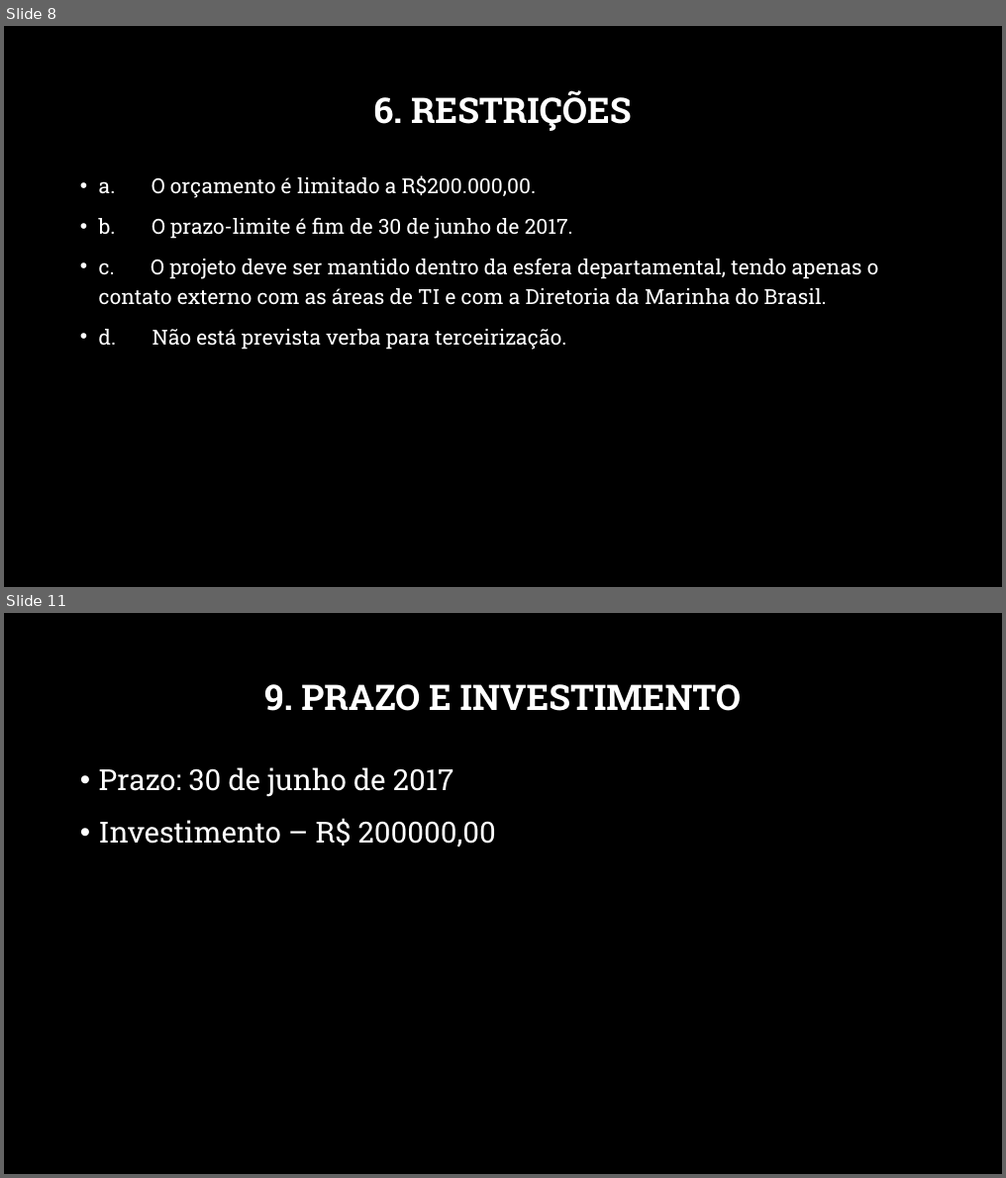
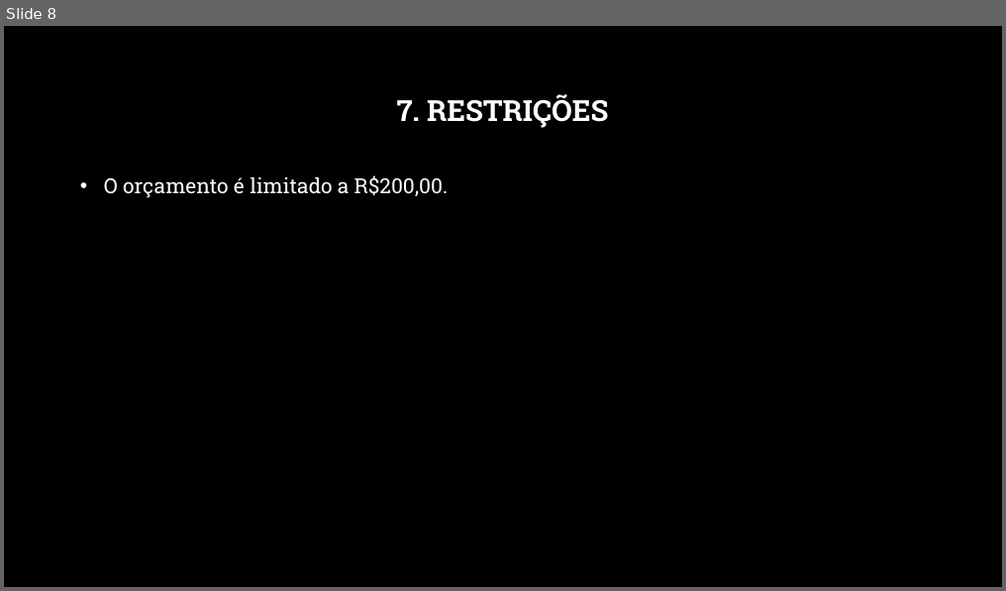
Before and after one commit to Thiarlleson/ProjetoSistemaEmbarcado, a slide deck: Radar_Ultrasonico.pptx. Shown one above the other, each under a label of ours: slides 8 and 11 before the commit, slide 8 after it; the slides between them are not shown. The pictures are 1006x1178 and 1006x591 pixels, drawn with LibreOffice and Linux fonts; fonts in the diff are those of the drawing; background and template pictures are left out. Boxes give left, top, right and bottom in pixels: in the first picture for what was removed or moved away, otherwise in the second. Text is boxed around its words. In the diff, an @@ line names an element or a change of style, - is before the commit and + after.

```diff
--- a/Radar_Ultrasonico.pptx
+++ b/Radar_Ultrasonico.pptx
@@ slide 11 removed at box(4, 613, 1002, 1174), background picture (left out) @@
@@ title removed at box(264, 684, 742, 711) @@
-9. PRAZO E INVESTIMENTO
@@ text removed at box(99, 767, 496, 848) @@
-• Prazo: 30 de junho de 2017
-• Investimento – R$ 200000,00
@@ slide 8 changed as well @@
@@ title at box(397, 94, 608, 128): text changed; size 34 to 28 pt @@
-6. RESTRIÇÕES
+7. RESTRIÇÕES
@@ text at box(104, 175, 448, 198): text changed @@
-• a. O orçamento é limitado a R$200.000,00.
-• b. O prazo-limite é fim de 30 de junho de 2017.
-• c. O projeto deve ser mantido dentro da esfera departamental, tendo apenas o contato externo com as áreas de TI e com a Diretoria da Marinha do Brasil.
-• d. Não está prevista verba para terceirização.
+• O orçamento é limitado a R$200,00.
```
Also in this commit, not shown: 6 other slides changed, 4 slides added, 6 other slides removed, 3 other files.
